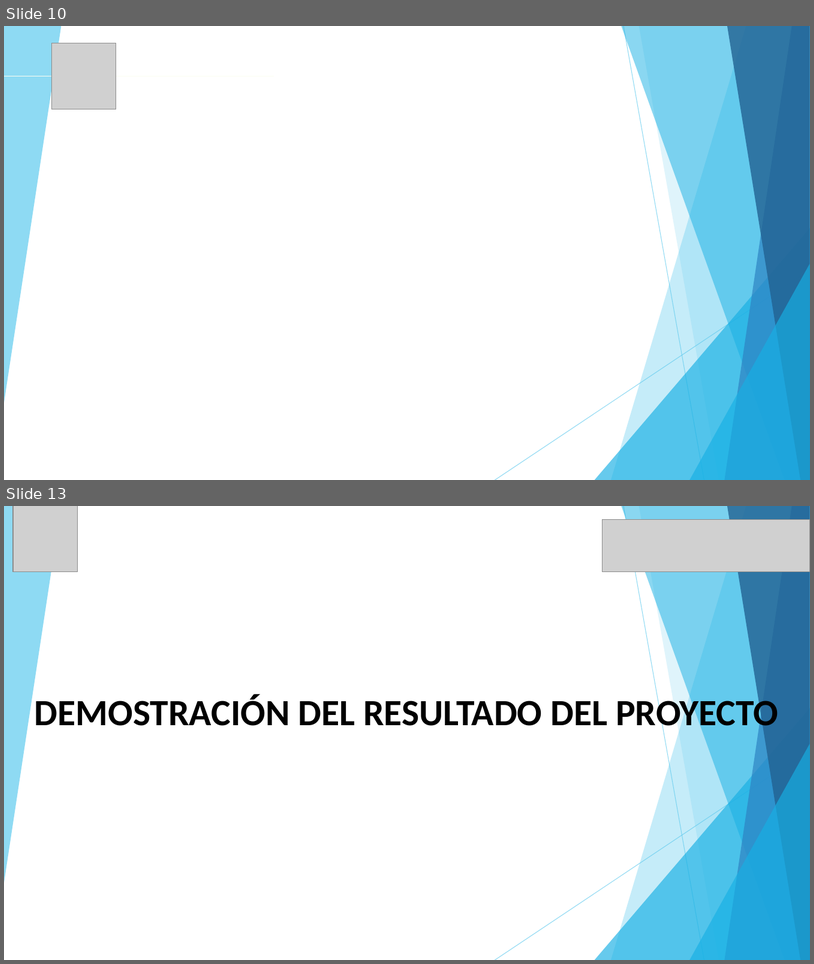
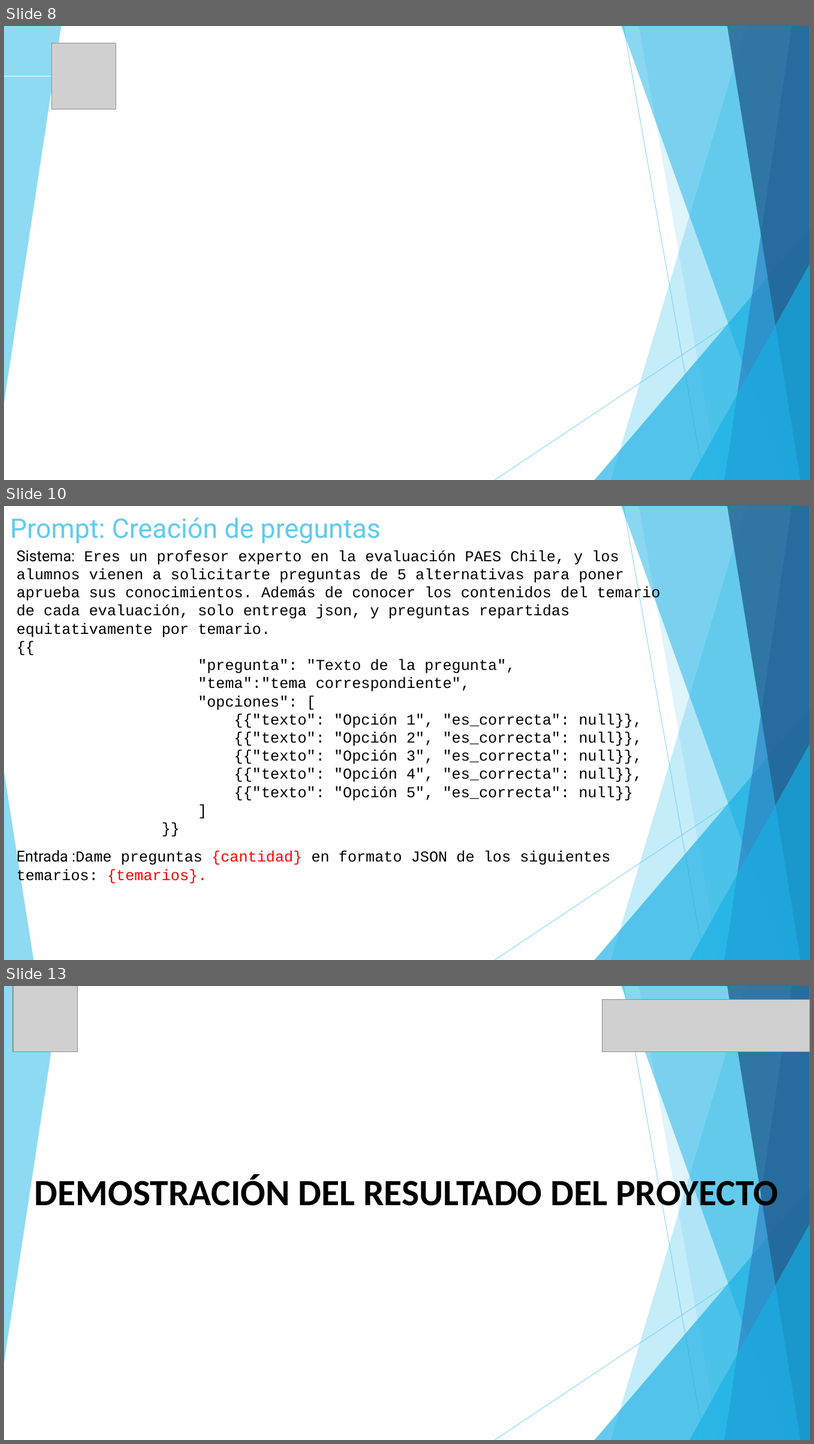
Before and after one commit to almoyaa/capstone, a slide deck: Fase 2/Presentación Proyecto (1) (1).pptx. Shown one above the other, each under a label of ours: slides 10 and 13 before the commit, slides 8, 10 and 13 after it; the slides between them are not shown. The pictures are 814x964 and 814x1444 pixels, drawn with LibreOffice and Linux fonts; fonts in the diff are those of the drawing; grey boxes stand for pictures; background and template pictures are left out. Boxes give left, top, right and bottom in pixels: in the first picture for what was removed or moved away, otherwise in the second. Text is boxed around its words. In the diff, an @@ line names an element or a change of style, - is before the commit and + after.

```diff
--- a/Fase 2/Presentación Proyecto (1) (1).pptx
+++ b/Fase 2/Presentación Proyecto (1) (1).pptx
@@ slide 10 added at box(4, 506, 810, 960), background #FFFFFF; not listed: 9 template elements that a slide beside it also shows @@
@@ title added at box(10, 517, 381, 544), 32 pt, text #5FCBEF @@
+Prompt: Creación de preguntas
@@ text added at box(17, 550, 661, 801), 18 pt, text #000000 @@
+Sistema: Eres un profesor experto en la evaluación PAES Chile, y los alumnos vienen a solicitarte preguntas de 5 alternativas para poner aprueba sus conocimientos. Además de conocer los contenidos del temario de cada evaluación, solo entrega json, y preguntas repartidas equitativamente por temario.
+{{
+"pregunta": "Texto de la pregunta",
+"tema":"tema correspondiente",
+"opciones": [
+{{"texto": "Opción 1", "es_correcta": null}},
+{{"texto": "Opción 2", "es_correcta": null}},
+{{"texto": "Opción 3", "es_correcta": null}},
+{{"texto": "Opción 4", "es_correcta": null}},
+{{"texto": "Opción 5", "es_correcta": null}}
+]
+}}
@@ triangle added at box(4, 772, 33, 960), fill #5FCBEF at 70% opacity @@
@@ text added at box(17, 850, 611, 885), 18 pt, text #000000 @@
+Entrada :Dame preguntas {cantidad} en formato JSON de los siguientes temarios: {temarios}.
@@ what was slide 10 is now slide 8 @@
```
Also in this commit, not shown: 1 slide changed, 3 other slides added, 4 slides removed, 6 other files.
